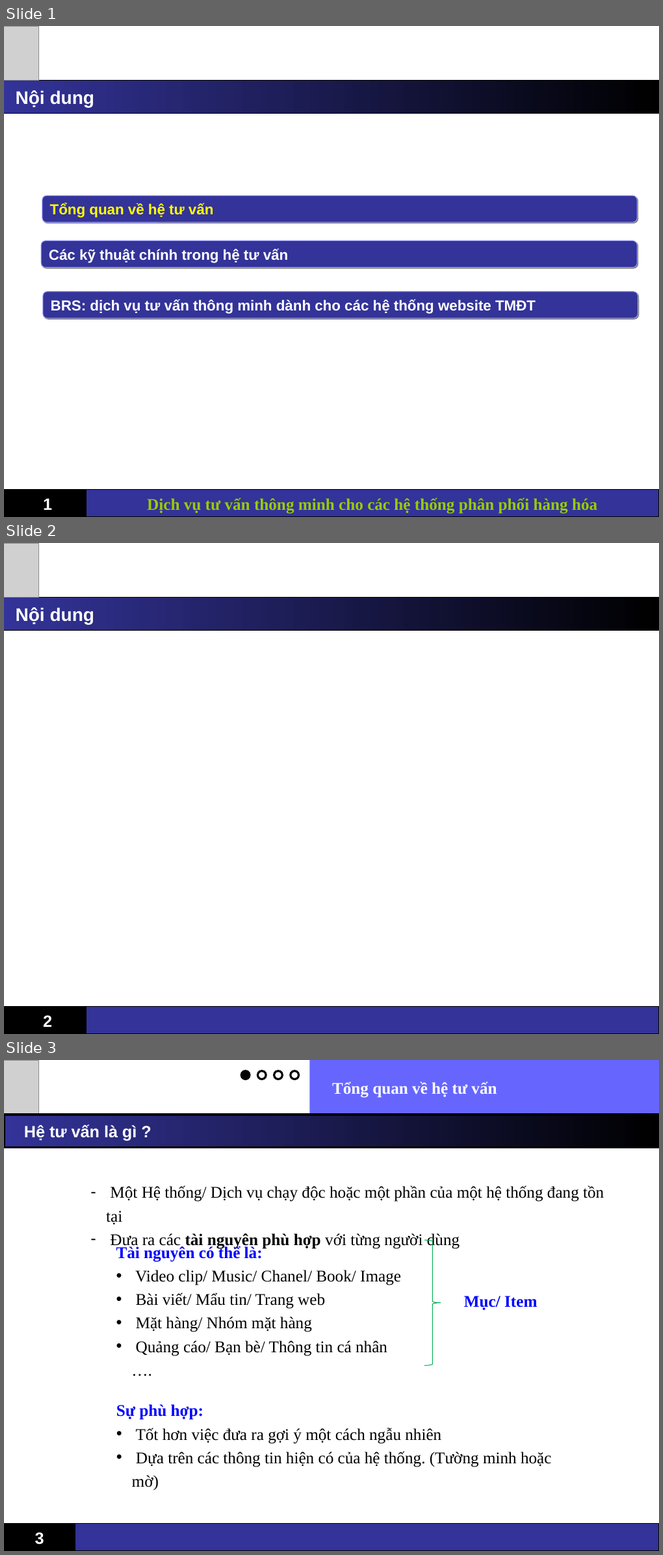
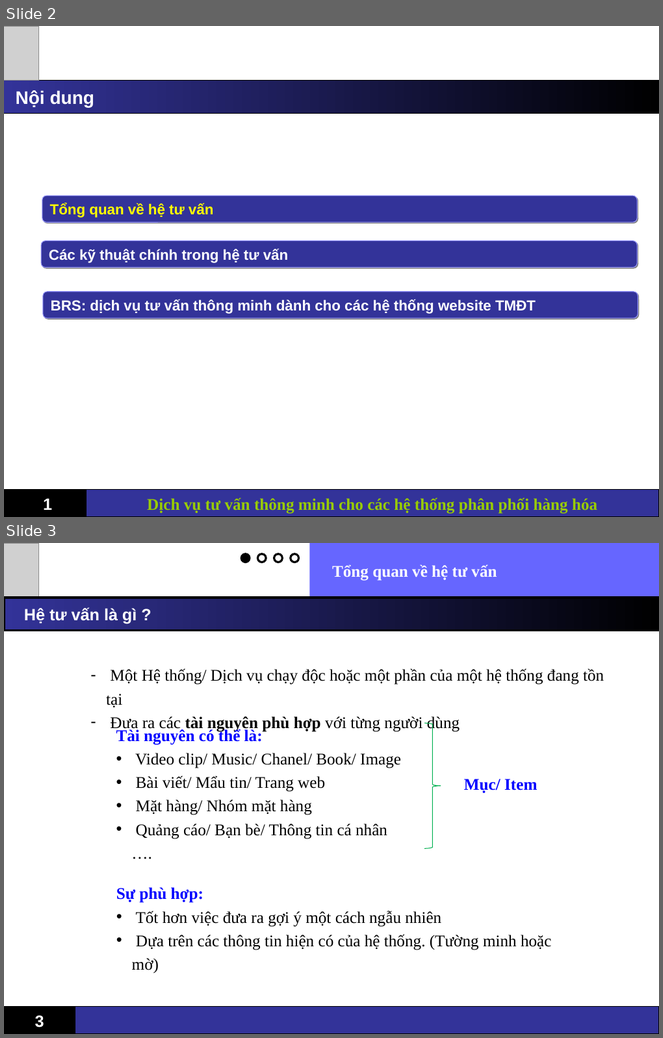
Before and after one commit to tuankhac/BTL_DOAN_CONGCU, a slide deck: slide/S1.ppt. Shown one above the other, each under a label of ours: slides 1, 2 and 3 before the commit, slides 2 and 3 after it. The pictures are 663x1555 and 663x1038 pixels, drawn with LibreOffice and Linux fonts; fonts in the diff are those of the drawing; grey boxes stand for pictures. Boxes give left, top, right and bottom in pixels: in the first picture for what was removed or moved away, otherwise in the second. Text is boxed around its words. In the diff, an @@ line names an element or a change of style, - is before the commit and + after.

```diff
--- a/slide/S1.ppt
+++ b/slide/S1.ppt
@@ slide 2 removed at [4, 543, 659, 1034], background #FFFFFF @@
@@ picture removed at [4, 543, 38, 598] @@
@@ rectangle removed at [4, 598, 659, 630] @@
-Nội dung
@@ rectangle removed at [4, 1007, 91, 1034] @@
-2
@@ rectangle removed at [86, 1007, 659, 1034] @@
@@ what was slide 1 is now slide 2 @@
```
Also in this commit, not shown: 1 slide changed, 1 slide added, 1 other file.
